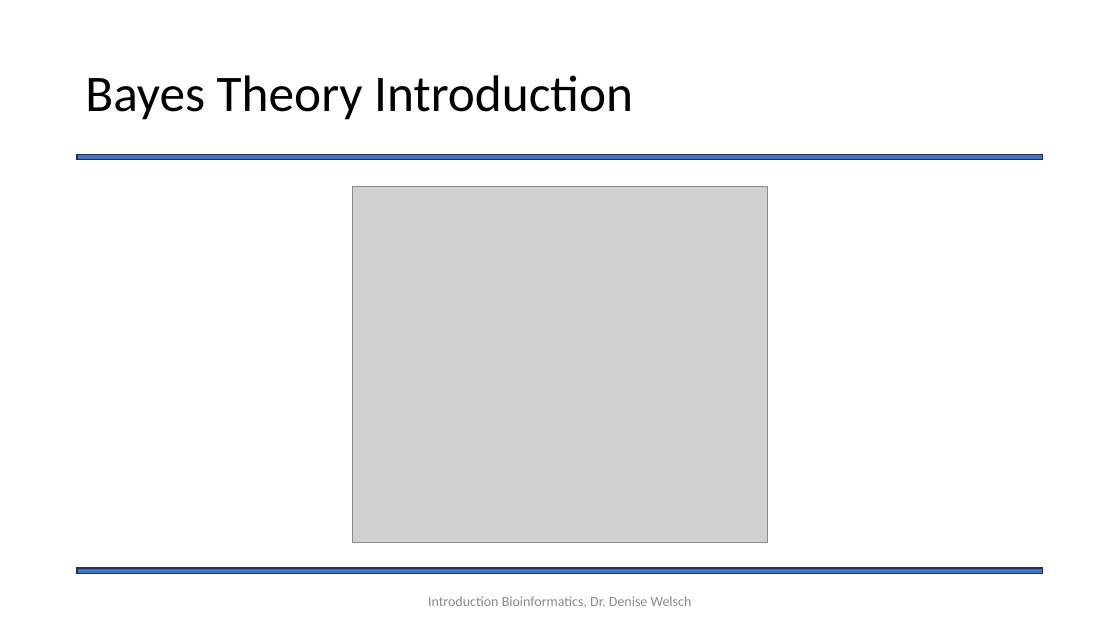
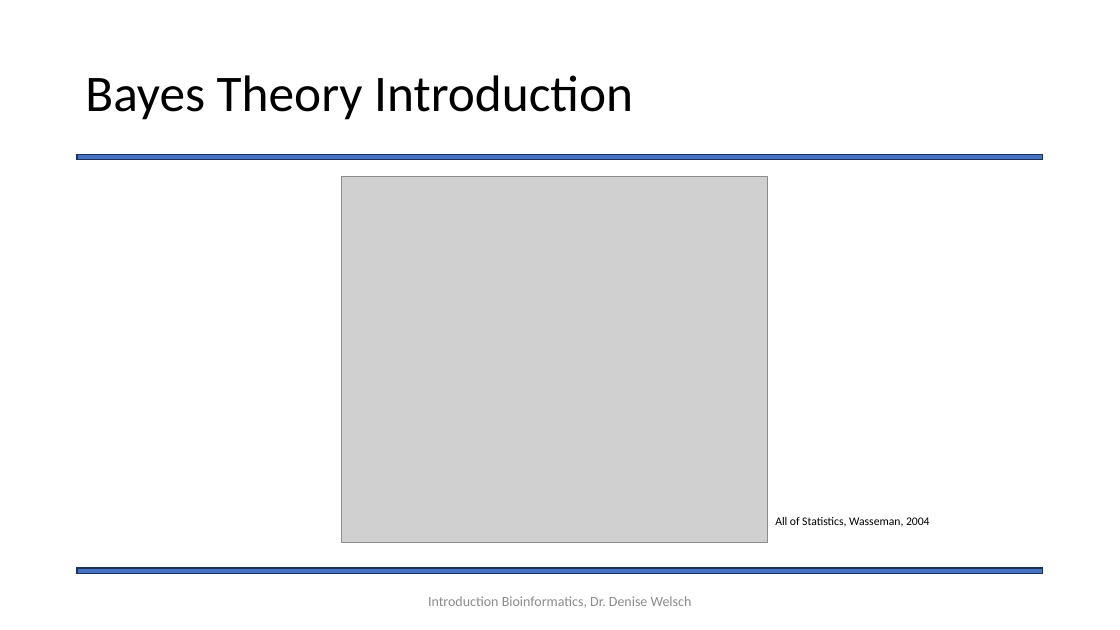
Before and after one commit to Statsomat/BayesTwoProp, a slide deck: slide 9 of documents/Introduction.pptx. Drawn at 1120x630 pixels with LibreOffice and Linux fonts; fonts in the diff are those of the drawing; grey boxes stand for pictures. Boxes give left, top, right and bottom in pixels: in the first picture for what was removed or moved away, otherwise in the second. Text is boxed around its words. In the diff, an @@ line names an element or a change of style, - is before the commit and + after.

```diff
--- a/documents/Introduction.pptx
+++ b/documents/Introduction.pptx
@@ picture: place and size @@
-picture at (353, 187, 767, 543)
+picture at (341, 176, 767, 542)
@@ text added at (775, 517, 930, 527), 10 pt, text #000000 @@
+All of Statistics, Wasseman, 2004
```
Also in this commit, not shown: 11 other slides changed, 1 other file.
